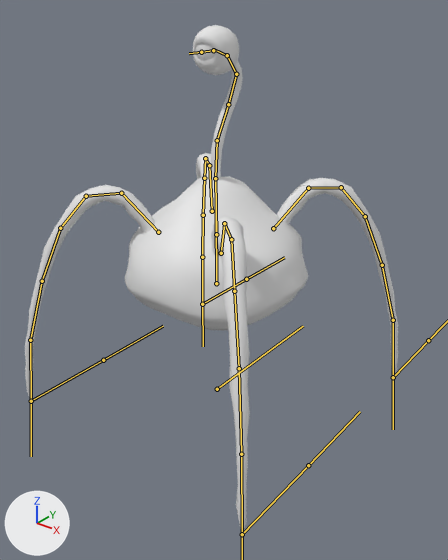
The FBX model Assets/Meshes/plant3.fbx as it was, and as the next commit left it.
One viewpoint serves both versions: a 50 mm lens placed at (2.16, -2.62, 2.45), pointed at (0.06, 0.0, 0.82). Lighting does not change. The marker at lower left points along +X, +Y and +Z. The bones that bend it are drawn over the model as lines.

The first picture shows 'Plant3'.
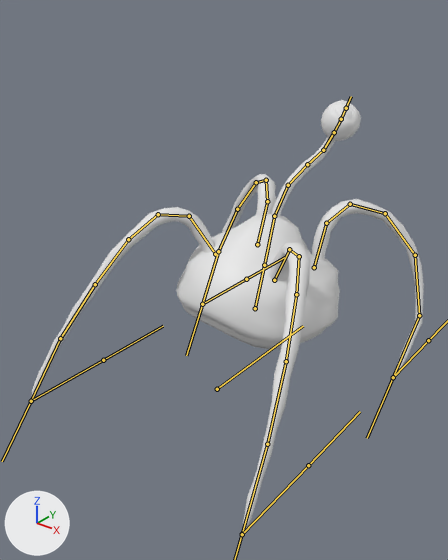
The newer file adds an action. The first version stands in its rest pose; the second is drawn at frame 6 of the action 'Armature|04.Hit2'.

What the commit changed:
Bone 'DEF-spine1' (bone_def_spine1) moves from (0.0, 0.0, 0.0) to (0.0, -0.347, -0.412).
Bone 'DEF-spine1' (bone_def_spine1) turns from (0, 0, 0) to (-10, 0, -5) degrees about its own x, y and z.
Bone 'DEF-spine3' (bone_def_spine3) turns from (0, 0, 0) to (-10, 1, -5) degrees about its own x, y and z.
Bone 'DEF-spine4' (bone_def_spine4) turns from (0, 0, 0) to (-10, 4, -3) degrees about its own x, y and z.
Bone 'DEF-spine5' (bone_def_spine5) turns from (0, 0, 0) to (-10, 4, -3) degrees about its own x, y and z.
Bone 'DEF-spine6' (bone_def_spine6) turns from (0, 0, 0) to (-10, 0, -5) degrees about its own x, y and z.
Bone 'DEF-spine7' (bone_def_spine7) turns from (0, 0, 0) to (-10, -2, -5) degrees about its own x, y and z.
Bone 'DEF-eye' (bone_def_eye) turns from (0, 0, 0) to (10, 0, 0) degrees about its own x, y and z.
Bone 'DEF-leg1FL' (bone_def_leg1fl) turns from (0, 0, 0) to (-1, -2, 6) degrees about its own x, y and z.
Bone 'DEF-leg2FL' (bone_def_leg2fl) turns from (0, 0, 0) to (4, -2, -1) degrees about its own x, y and z.
Bone 'DEF-leg3FL' (bone_def_leg3fl) turns from (0, 0, 0) to (-2, -1, -2) degrees about its own x, y and z.
Bone 'DEF-leg4FL' (bone_def_leg4fl) turns from (0, 0, 0) to (-2, 0, 0) degrees about its own x, y and z.
Bone 'DEF-leg5FL' (bone_def_leg5fl) turns from (0, 0, 0) to (-1, 0, 0) degrees about its own x, y and z.
Bone 'DEF-leg1FR' (bone_def_leg1fr) turns from (0, 0, 0) to (3, 2, 0) degrees about its own x, y and z.
Bone 'DEF-leg2FR' (bone_def_leg2fr) turns from (0, 0, 0) to (1, 2, 1) degrees about its own x, y and z.
Bone 'DEF-leg3FR' (bone_def_leg3fr) turns from (0, 0, 0) to (-3, 1, -3) degrees about its own x, y and z.
Bone 'DEF-leg4FR' (bone_def_leg4fr) turns from (0, 0, 0) to (-4, 0, 0) degrees about its own x, y and z.
Bone 'DEF-leg5FR' (bone_def_leg5fr) turns from (0, 0, 0) to (-4, 0, 0) degrees about its own x, y and z.
Bone 'DEF-leg6FR' (bone_def_leg6fr) turns from (0, 0, 0) to (-2, 0, 1) degrees about its own x, y and z.
Bone 'DEF-leg1BR' (bone_def_leg1br) turns from (0, 0, 0) to (-13, -1, -26) degrees about its own x, y and z.
Bone 'DEF-leg2BR' (bone_def_leg2br) turns from (0, 0, 0) to (9, 2, -1) degrees about its own x, y and z.
Bone 'DEF-leg3BR' (bone_def_leg3br) turns from (0, 0, 0) to (2, 1, -7) degrees about its own x, y and z.
Bone 'DEF-leg4BR' (bone_def_leg4br) turns from (0, 0, 0) to (-7, 0, -16) degrees about its own x, y and z.
Bone 'DEF-leg5BR' (bone_def_leg5br) turns from (0, 0, 0) to (-10, -1, -18) degrees about its own x, y and z.
Bone 'DEF-leg6BR' (bone_def_leg6br) turns from (0, 0, 0) to (-10, -1, -11) degrees about its own x, y and z.
Bone 'DEF-leg1BL' (bone_def_leg1bl) turns from (0, 0, 0) to (32, 3, -17) degrees about its own x, y and z.
Bone 'DEF-leg2BL' (bone_def_leg2bl) turns from (0, 0, 0) to (13, -3, -3) degrees about its own x, y and z.
Bone 'DEF-leg3BL' (bone_def_leg3bl) turns from (0, 0, 0) to (-3, -2, -6) degrees about its own x, y and z.
Bone 'DEF-leg4BL' (bone_def_leg4bl) turns from (0, 0, 0) to (-20, 0, 1) degrees about its own x, y and z.
Bone 'DEF-leg5BL' (bone_def_leg5bl) turns from (0, 0, 0) to (-24, 1, 6) degrees about its own x, y and z.
Bone 'DEF-leg6BL' (bone_def_leg6bl) turns from (0, 0, 0) to (-16, 1, 10) degrees about its own x, y and z.

Location of each change, [x1, y1, x2, y2] in pixels of the pictures (448 x 560 px):
'Plant3', posed (15% shorter): before [25, 25, 398, 534]; after [31, 100, 424, 534]
bone 'DEF-spine1', root to tip: before (216, 283) to (216, 213); after (255, 308) to (268, 246)
bone 'DEF-spine3', root to tip: before (215, 178) to (217, 140); after (274, 216) to (288, 185)
bone 'DEF-spine4', root to tip: before (217, 140) to (228, 104); after (288, 185) to (307, 164)
bone 'DEF-spine5', root to tip: before (228, 104) to (236, 74); after (307, 164) to (323, 150)
bone 'DEF-spine6', root to tip: before (236, 74) to (227, 55); after (323, 150) to (334, 132)
bone 'DEF-spine7', root to tip: before (227, 55) to (214, 49); after (334, 132) to (341, 118)
bone 'DEF-eye', root to tip: before (213, 50) to (201, 52); after (341, 119) to (346, 108)
bone 'DEF-leg1FL', root to tip: before (221, 253) to (224, 223); after (274, 280) to (289, 249)
bone 'DEF-leg2FL', root to tip: before (224, 223) to (231, 239); after (289, 249) to (299, 256)
bone 'DEF-leg3FL', root to tip: before (231, 239) to (234, 291); after (299, 256) to (296, 294)
bone 'DEF-leg4FL', root to tip: before (234, 291) to (239, 368); after (296, 294) to (286, 361)
bone 'DEF-leg5FL', root to tip: before (239, 368) to (241, 454); after (286, 361) to (267, 444)
bone 'DEF-leg1FR', root to tip: before (158, 232) to (121, 193); after (215, 254) to (189, 216)
bone 'DEF-leg2FR', root to tip: before (121, 193) to (86, 196); after (189, 216) to (158, 214)
bone 'DEF-leg3FR', root to tip: before (86, 196) to (60, 228); after (158, 214) to (128, 239)
bone 'DEF-leg4FR', root to tip: before (60, 228) to (42, 281); after (128, 239) to (95, 284)
bone 'DEF-leg5FR', root to tip: before (42, 281) to (30, 340); after (95, 284) to (60, 338)
bone 'DEF-leg6FR', root to tip: before (30, 340) to (31, 401); after (60, 338) to (31, 401)
bone 'DEF-leg1BR', root to tip: before (212, 211) to (209, 165); after (257, 244) to (267, 201)
bone 'DEF-leg2BR', root to tip: before (209, 165) to (205, 158); after (267, 201) to (266, 180)
bone 'DEF-leg3BR', root to tip: before (205, 158) to (204, 178); after (266, 180) to (256, 182)
bone 'DEF-leg4BR', root to tip: before (204, 178) to (203, 215); after (256, 182) to (237, 209)
bone 'DEF-leg5BR', root to tip: before (203, 215) to (202, 257); after (237, 209) to (218, 251)
bone 'DEF-leg6BR', root to tip: before (202, 257) to (202, 304); after (218, 251) to (202, 304)
bone 'DEF-leg1BL', root to tip: before (273, 228) to (308, 188); after (314, 267) to (326, 223)
bone 'DEF-leg2BL', root to tip: before (308, 188) to (341, 187); after (326, 223) to (350, 204)
bone 'DEF-leg3BL', root to tip: before (341, 187) to (365, 216); after (350, 204) to (385, 213)
bone 'DEF-leg4BL', root to tip: before (365, 216) to (382, 265); after (385, 213) to (415, 255)
bone 'DEF-leg5BL', root to tip: before (382, 265) to (393, 320); after (415, 255) to (419, 315)
bone 'DEF-leg6BL', root to tip: before (393, 320) to (393, 377); after (419, 315) to (393, 377)
